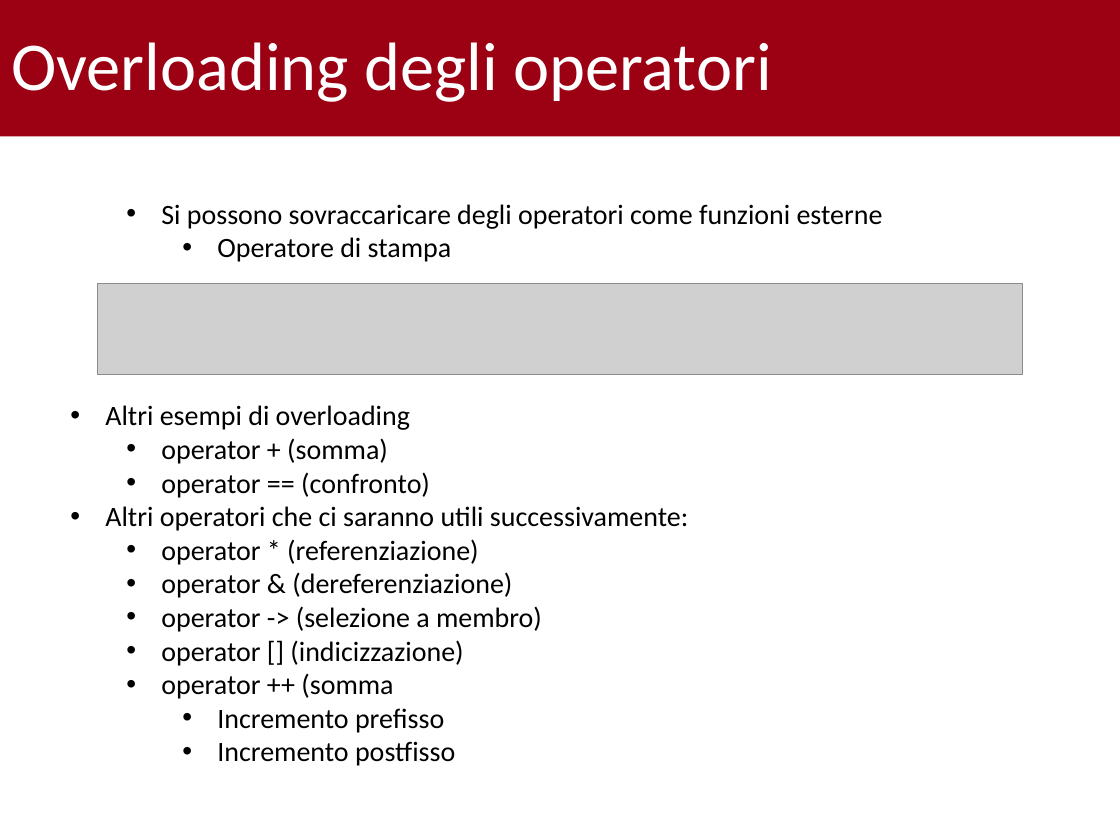
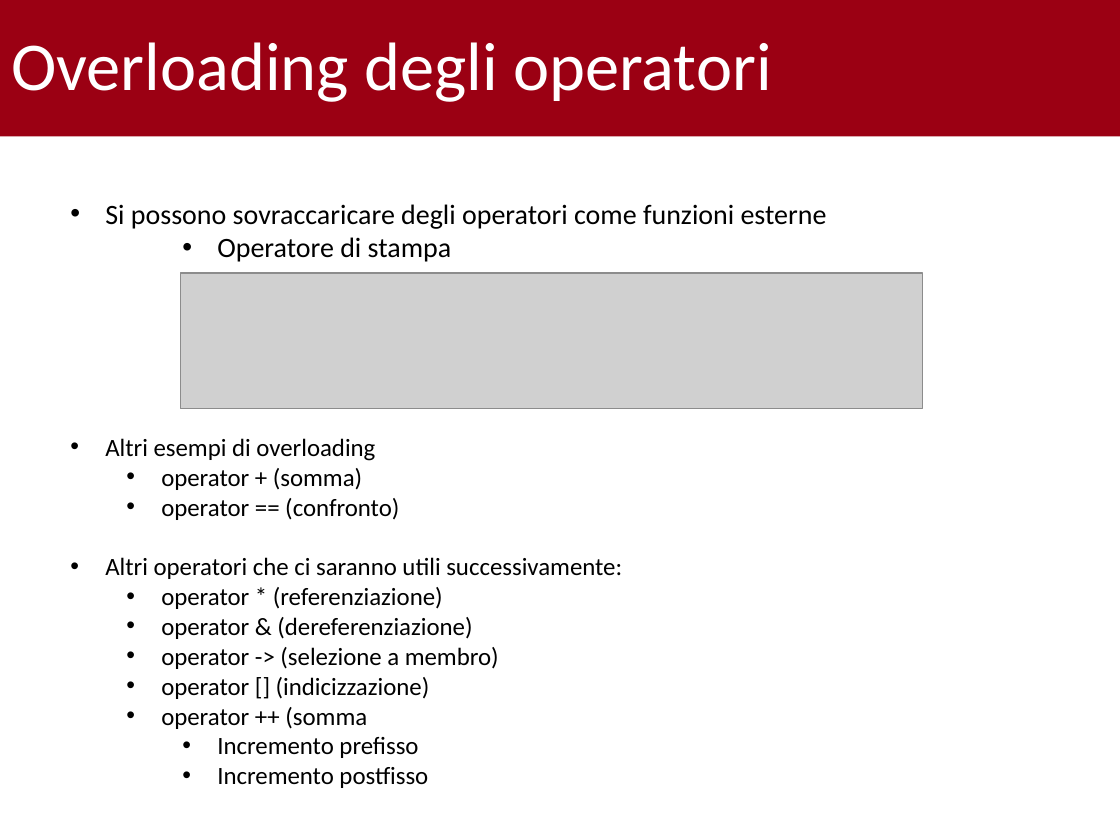
Before and after one commit to gabrielrovesti/Teaching-And-Tutoring, a slide deck: slide 31 of UniPD/P2 - Semestre 1/25-10/Tutorato 1.pptx (slide 26 before the commit). Drawn at 1120x840 pixels with LibreOffice and Linux fonts; fonts in the diff are those of the drawing; grey boxes stand for pictures; background and template pictures are left out. Boxes give left, top, right and bottom in pixels: in the first picture for what was removed or moved away, otherwise in the second. Text is boxed around its words. In the diff, an @@ line names an element or a change of style, - is before the commit and + after.

```diff
--- a/UniPD/P2 - Semestre 1/25-10/Tutorato 1.pptx
+++ b/UniPD/P2 - Semestre 1/25-10/Tutorato 1.pptx
@@ text at <box>105,204,827,788</box>: size 18 to 16 pt in "Altri esempi di overloading", "operator + (somma)", "operator == (confronto)", "Altri operatori che ci saranno utili successivamente:" and 7 more places; list level 2 to 1 in "Si possono sovraccaricare degli operatori ..." @@
@@ picture: place and size @@
-picture at <box>97,283,1023,374</box>
+picture at <box>180,273,922,409</box>
```
Also in this commit, not shown: 16 other slides changed, 6 slides added, 19 other files.
